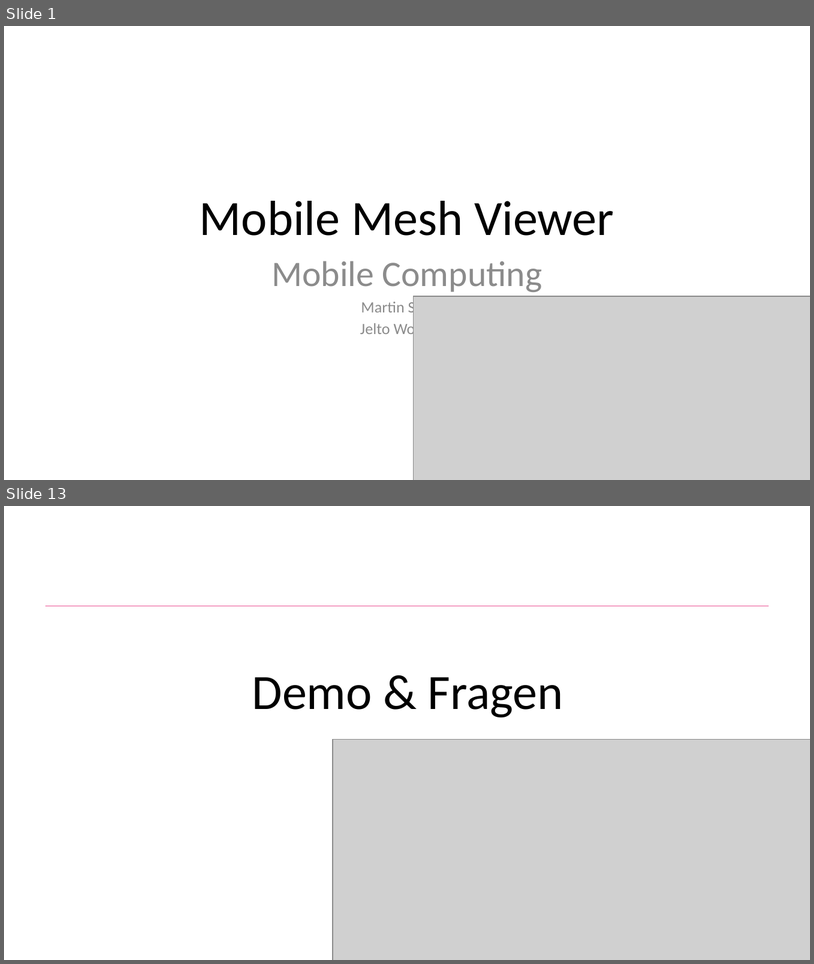
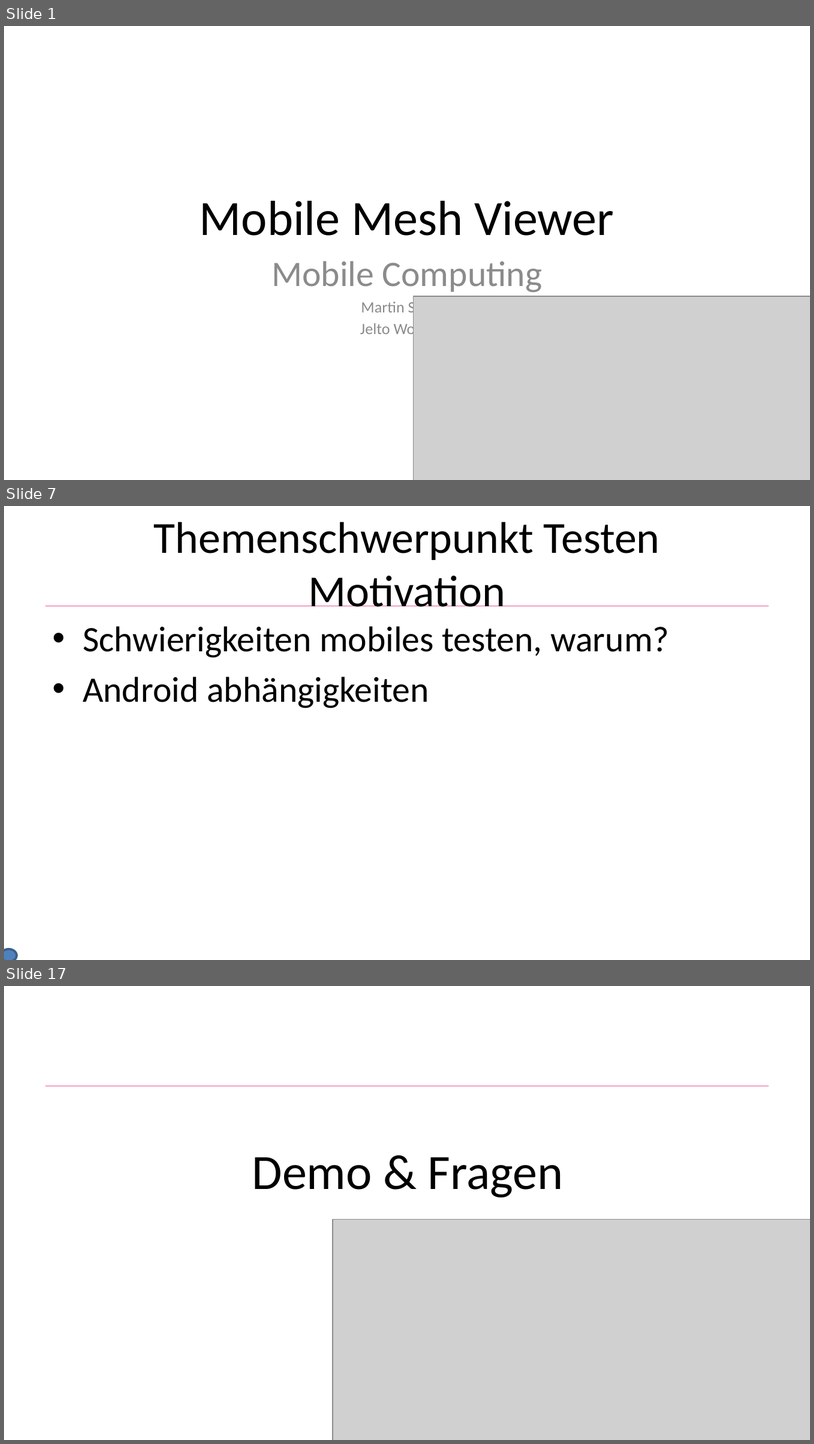
Before and after one commit to He1md4ll/MobileMeshViewer, a slide deck: docs/mobile_meshviewer_praezi.pptx. Shown one above the other, each under a label of ours: slides 1 and 13 before the commit, slides 1, 7 and 17 after it; the slides between them are not shown. The pictures are 814x964 and 814x1444 pixels, drawn with LibreOffice and Linux fonts; fonts in the diff are those of the drawing; grey boxes stand for pictures; background and template pictures are left out. Boxes give left, top, right and bottom in pixels: in the first picture for what was removed or moved away, otherwise in the second. Text is boxed around its words. In the diff, an @@ line names an element or a change of style, - is before the commit and + after.

```diff
--- a/docs/mobile_meshviewer_praezi.pptx
+++ b/docs/mobile_meshviewer_praezi.pptx
@@ slide 7 added at box(4, 506, 810, 960), background #FFFFFF; not listed: 1 template element that a slide beside it also shows @@
@@ title added at box(154, 522, 660, 607), 39.6 pt, text #000000 @@
+Themenschwerpunkt Testen
+Motivation
@@ text added at box(83, 626, 669, 708), 32 pt, text #000000 @@
+• Schwierigkeiten mobiles testen, warum?
+• Android abhängigkeiten
@@ ellipse added at box(4, 949, 17, 960), fill #4F81BD, outline #3A5F8C 2 pt @@
@@ what was slide 13 is now slide 17 @@
```
Also in this commit, not shown: 11 slides changed, 4 other slides added.
